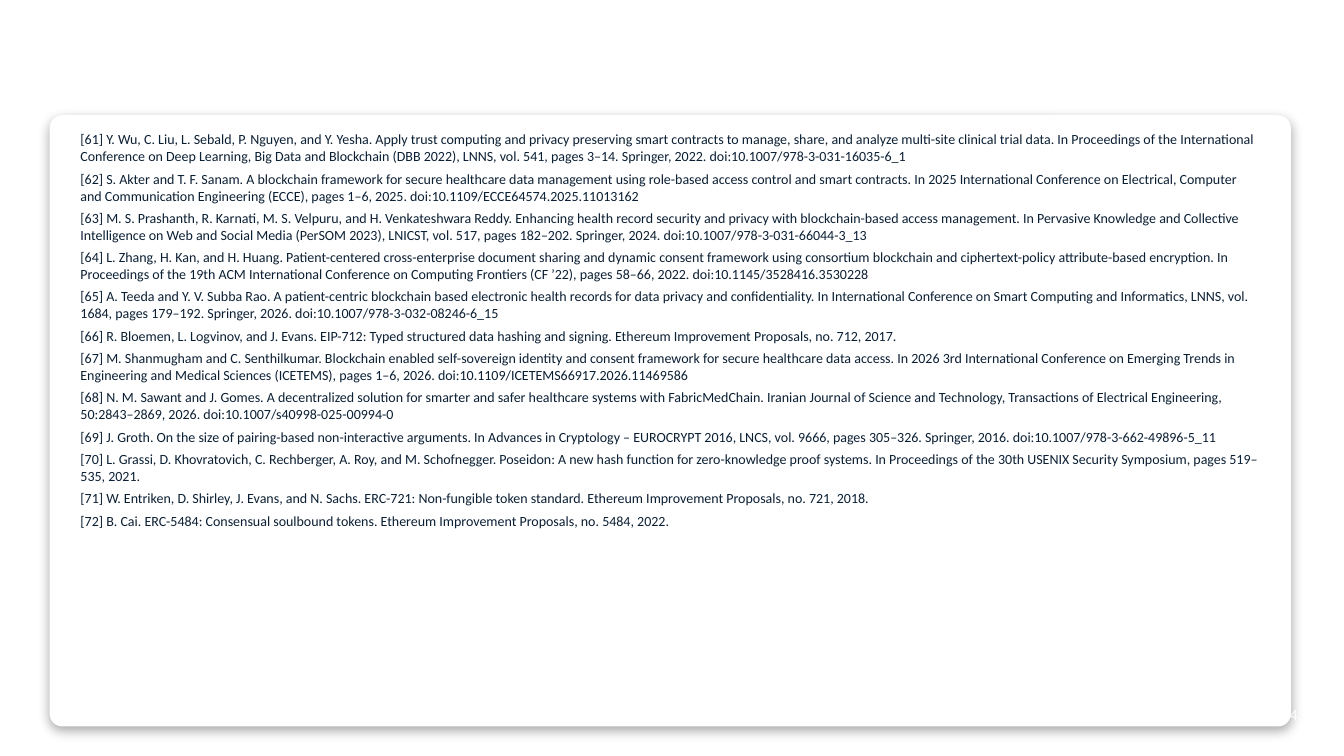
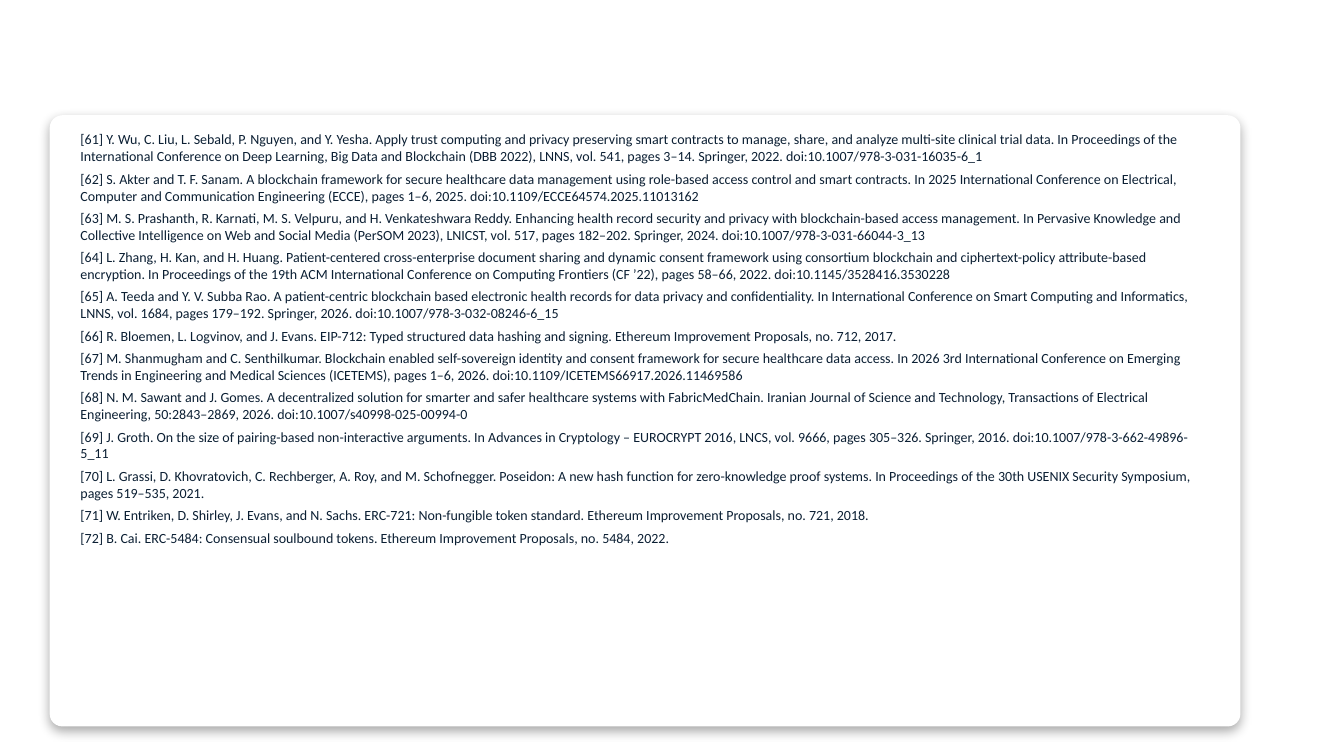
Before and after one commit to yasir12345678900/HealthRWA-Sepolia-Personal-try, a slide deck: slide 43 of docs/Yasir_CA2_Reassessment_Slides.pptx. Drawn at 1344x756 pixels with LibreOffice and Linux fonts; fonts in the diff are those of the drawing; background and template pictures are left out. Boxes give left, top, right and bottom in pixels: in the first picture for what was removed or moved away, otherwise in the second. Text is boxed around its words. In the diff, an @@ line names an element or a change of style, - is before the commit and + after.

```diff
--- a/docs/Yasir_CA2_Reassessment_Slides.pptx
+++ b/docs/Yasir_CA2_Reassessment_Slides.pptx
@@ rounded rectangle: place and size @@
-rounded rectangle at box(50, 116, 1291, 726)
+rounded rectangle at box(50, 116, 1240, 726)
@@ text "[61] Y. Wu, C. Liu, ..." rewrapped from box(80, 134, 1257, 529) to box(80, 134, 1190, 546) @@
```
Also in this commit, not shown: 14 other slides changed.
